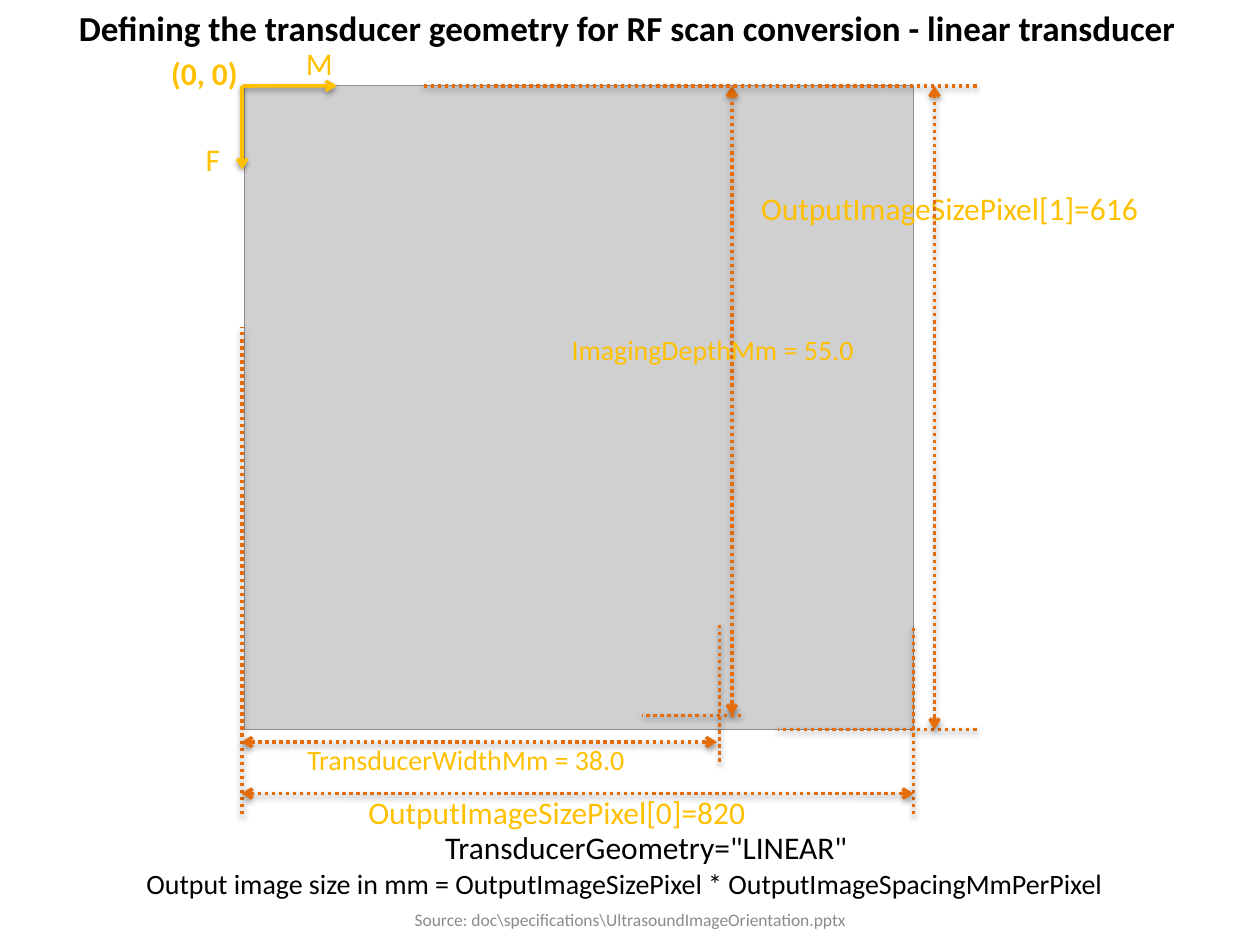
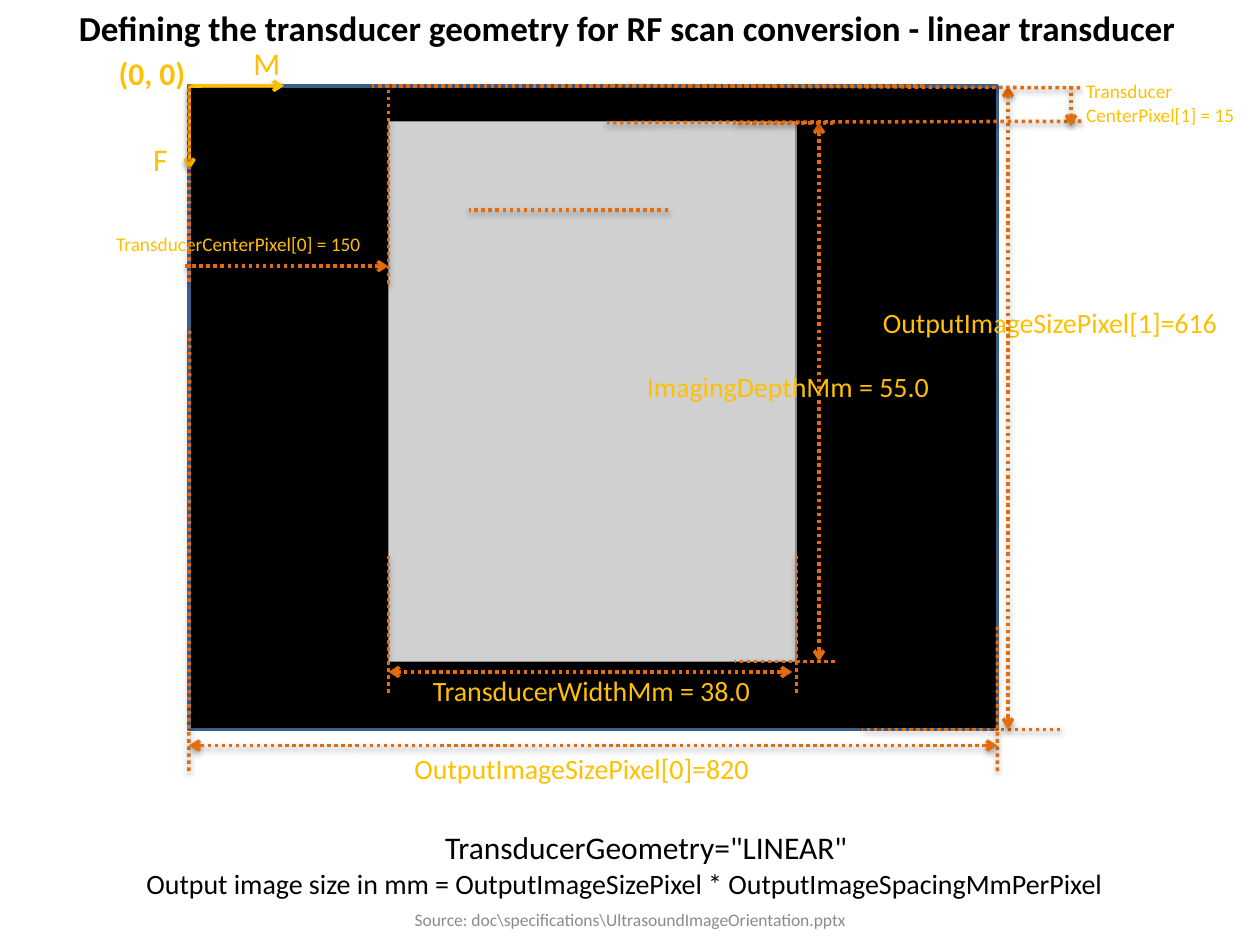
Before and after one commit to thewtex/Plus, a slide deck: slide 8 of doc/specifications/UltrasoundImageOrientation.pptx (slide 7 before the commit). Drawn at 1260x945 pixels with LibreOffice and Linux fonts; fonts in the diff are those of the drawing; grey boxes stand for pictures. Boxes give left, top, right and bottom in pixels: in the first picture for what was removed or moved away, otherwise in the second. Text is boxed around its words. In the diff, an @@ line names an element or a change of style, - is before the commit and + after.

Commit message:
re #861: Updated scan conversion documentation with new TransducerCenterPixel attribute

```diff
--- a/doc/specifications/UltrasoundImageOrientation.pptx
+++ b/doc/specifications/UltrasoundImageOrientation.pptx
@@ rectangle added at box(189, 86, 998, 730), fill #000000, outline #3A5F8C 2 pt @@
@@ line added from (189, 282) to (189, 84), #E46C0A 2 pt dashed @@
@@ 2 texts, 2 arrows, 1 line: place and size @@
-2 texts, 2 arrows, 1 line at box(171, 54, 976, 170)
+2 texts, 2 arrows, 1 line at box(119, 54, 924, 170)
@@ line added from (388, 284) to (388, 86), #E46C0A 2 pt dashed @@
@@ line added from (1080, 88) to (607, 86), #E46C0A 2 pt dashed @@
@@ double arrow moved from (935, 730) - (935, 86) to (1008, 730) - (1008, 86) @@
@@ arrow added from (1071, 86) to (1071, 126), #E46C0A 2 pt dashed @@
@@ text added at box(1086, 84, 1235, 125), 11 pt, text #FFC000 @@
+Transducer
+CenterPixel[1] = 15
@@ text "F": place and size @@
-text "F" at box(206, 150, 220, 171)
+text "F" at box(153, 150, 167, 171)
@@ picture: place and size @@
-picture at box(244, 86, 914, 730)
+picture at box(388, 122, 795, 662)
@@ line added from (1081, 121) to (607, 122), #E46C0A 2 pt dashed @@
@@ line added from (833, 122) to (733, 122), #E46C0A 2 pt dashed @@
@@ double arrow moved from (732, 716) - (732, 86) to (819, 662) - (819, 122) @@
@@ text added at box(116, 236, 360, 257), 11 pt, text #FFC000 @@
+TransducerCenterPixel[0] = 150
@@ line added from (668, 210) to (469, 210), #E46C0A 2 pt dashed @@
@@ arrow added from (185, 266) to (388, 266), #E46C0A 2 pt dashed @@
@@ line moved from (242, 814) - (242, 326) to (189, 771) - (189, 326) @@
@@ text "OutputImageSizePixel[1]=616" at box(883, 310, 1217, 340): size 18 to 16 pt @@
@@ text "OutputImageSizePixel[1]=616": place and size @@
-text "OutputImageSizePixel[1]=616" at box(761, 194, 1138, 228)
+text "OutputImageSizePixel[1]=616" at box(883, 310, 1217, 340)
@@ text "ImagingDepthMm = 55.0": place and size @@
-text "ImagingDepthMm = 55.0" at box(572, 337, 853, 366)
+text "ImagingDepthMm = 55.0" at box(647, 373, 928, 403)
@@ line added from (388, 693) to (388, 557), #E46C0A 2 pt dashed @@
@@ line moved from (719, 762) - (719, 625) to (796, 693) - (796, 557) @@
@@ line moved from (914, 814) - (914, 625) to (998, 771) - (998, 625) @@
@@ double arrow moved from (717, 742) - (242, 742) to (793, 672) - (388, 672) @@
@@ text "TransducerWidthMm = 38.0": place and size @@
-text "TransducerWidthMm = 38.0" at box(307, 750, 624, 771)
+text "TransducerWidthMm = 38.0" at box(433, 681, 749, 702)
@@ line moved from (741, 716) - (641, 716) to (834, 662) - (735, 662) @@
@@ double arrow moved from (914, 794) - (242, 794) to (998, 746) - (189, 746) @@
@@ text "OutputImageSizePixel[0]=820": place and size @@
-text "OutputImageSizePixel[0]=820" at box(368, 801, 745, 830)
+text "OutputImageSizePixel[0]=820" at box(414, 758, 748, 784)
@@ text "OutputImageSizePixel[0]=820" at box(414, 758, 748, 784): size 18 to 16 pt @@
@@ line moved from (976, 730) - (777, 730) to (1061, 730) - (862, 730) @@
```
Also in this commit, not shown: 1 other slide changed, 1 slide added.
